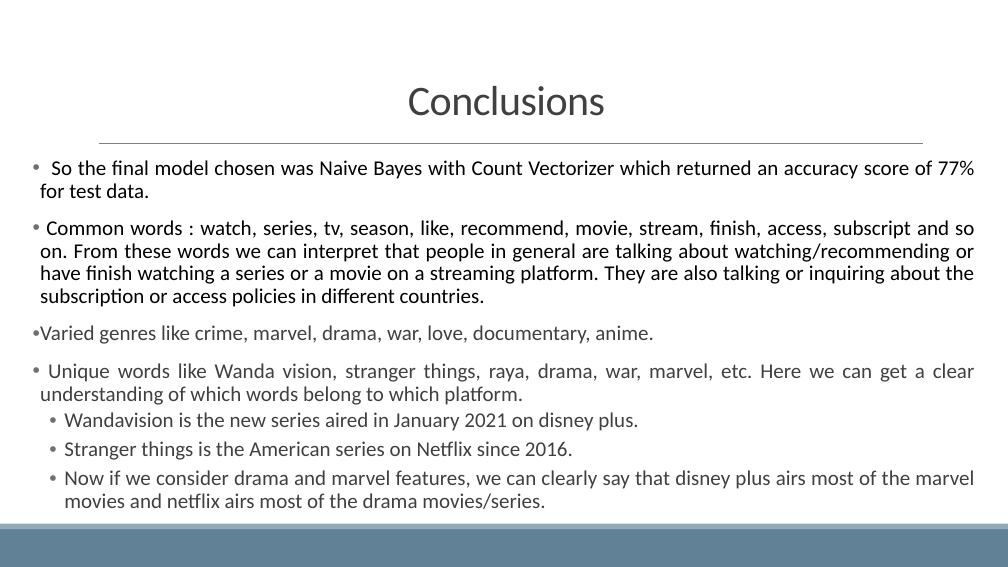
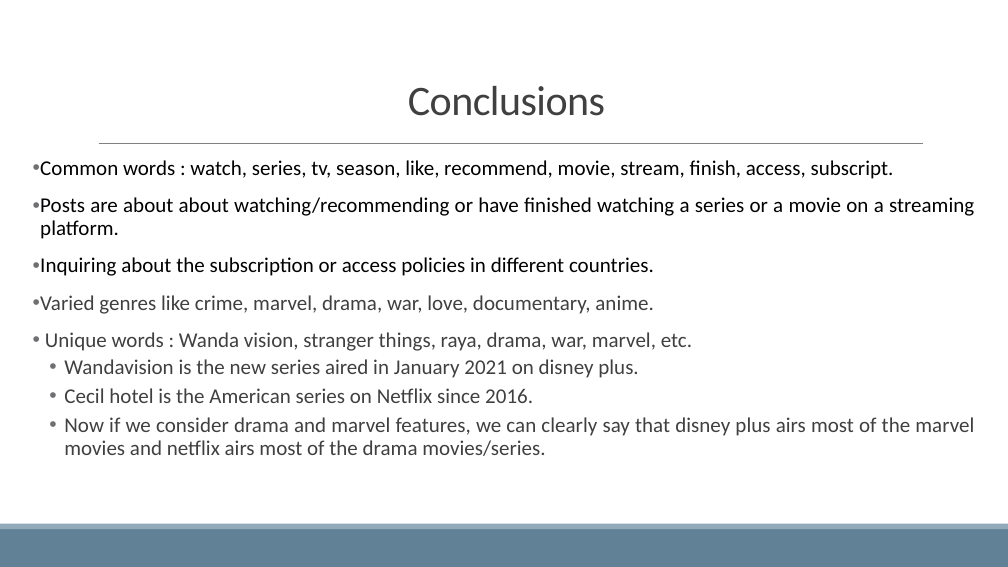
Before and after one commit to jariwalaarti/general-assembly-projects, a slide deck: slide 9 of project3/NetflixDisneyPlus.pptx (slide 10 before the commit). Drawn at 1008x567 pixels with LibreOffice and Linux fonts; fonts in the diff are those of the drawing. Boxes give left, top, right and bottom in pixels: in the first picture for what was removed or moved away, otherwise in the second. Text is boxed around its words. In the diff, an @@ line names an element or a change of style, - is before the commit and + after.

```diff
--- a/project3/NetflixDisneyPlus.pptx
+++ b/project3/NetflixDisneyPlus.pptx
@@ text at box(40, 160, 974, 276): text changed @@
-• So the final model chosen was Naive Bayes with Count Vectorizer which returned an accuracy score of 77% for test data.
-• Common words : watch, series, tv, season, like, recommend, movie, stream, finish, access, subscript and so on. From these words we can interpret that people in general are talking about watching/recommending or have finish watching a series or a movie on a streaming platform. They are also talking or inquiring about the subscription or access policies in different countries.
+• Common words : watch, series, tv, season, like, recommend, movie, stream, finish, access, subscript.
+• Posts are about about watching/recommending or have finished watching a series or a movie on a streaming platform.
+• Inquiring about the subscription or access policies in different countries.
@@ text at box(45, 332, 692, 351): text changed @@
-• Unique words like Wanda vision, stranger things, raya, drama, war, marvel, etc. Here we can get a clear understanding of which words belong to which platform.
+• Unique words : Wanda vision, stranger things, raya, drama, war, marvel, etc.
@@ text at box(64, 388, 533, 403): text changed @@
-  • Stranger things is the American series on Netflix since 2016.
+  • Cecil hotel is the American series on Netflix since 2016.
```
Also in this commit, not shown: 1 other slide changed, 2 slides added, 3 slides removed, 10 other files.
